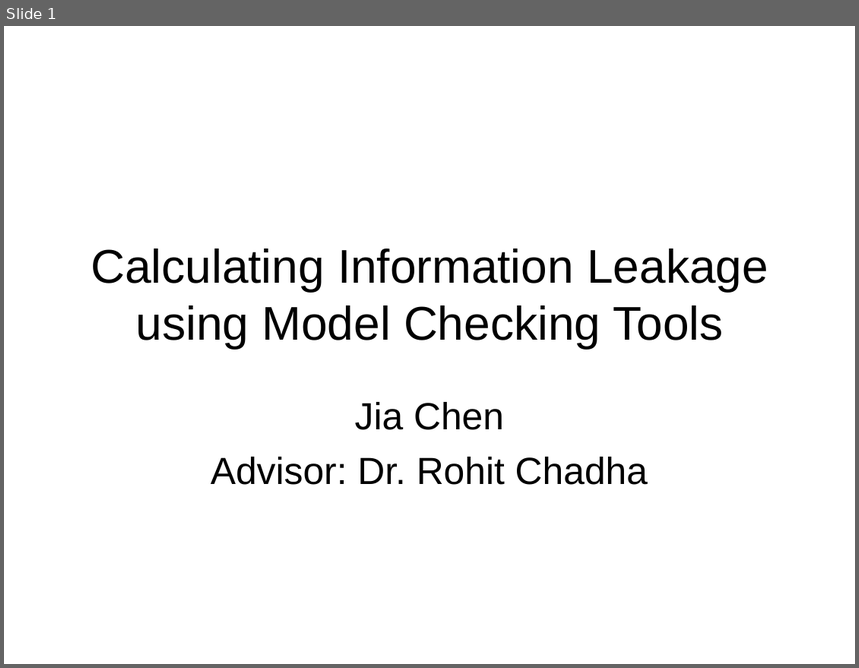
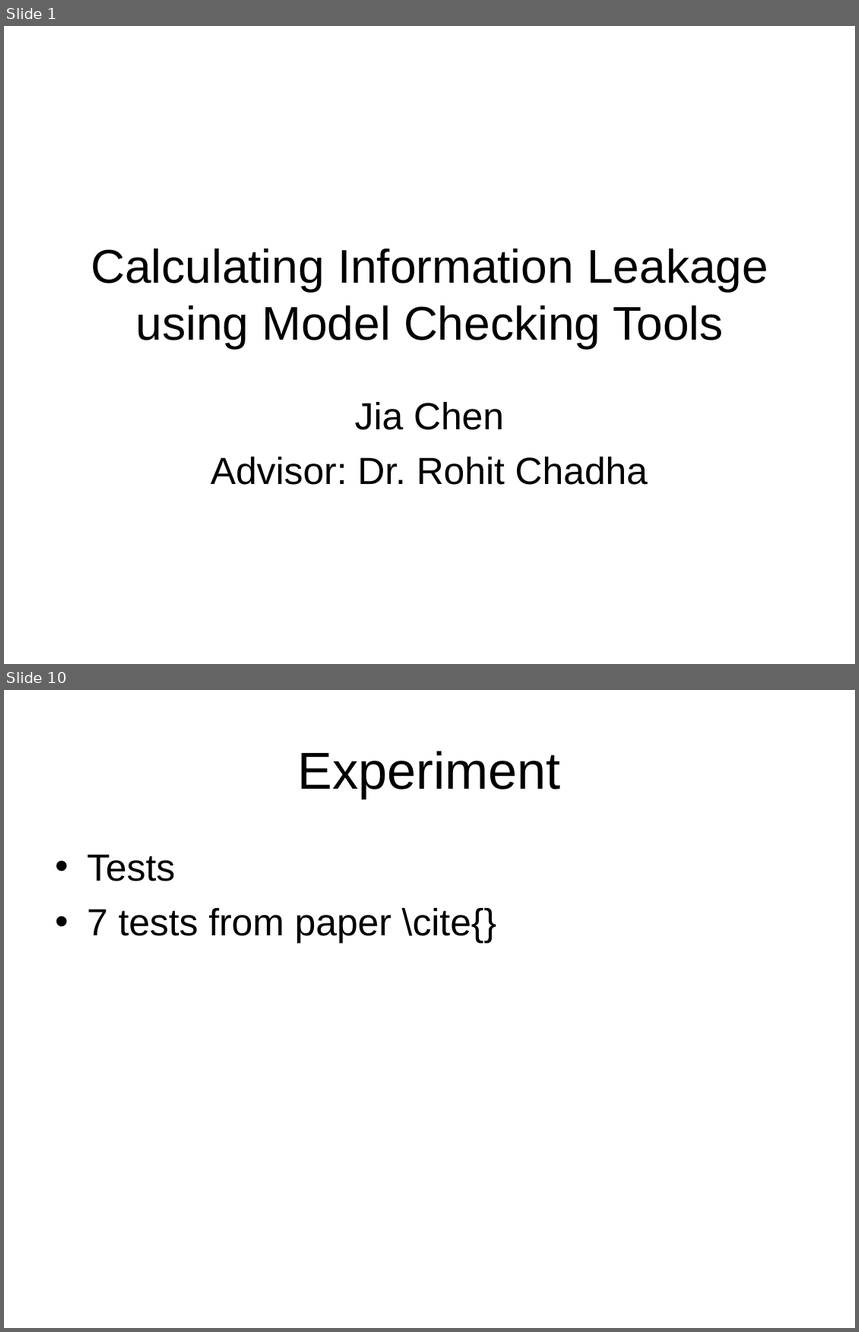
Before and after one commit to chenjiia/Thesis, a slide deck: thesis_presentation/presentation.ppt. Shown one above the other, each under a label of ours: slide 1 before the commit, slides 1 and 10 after it; the slides between them are not shown. The pictures are 859x668 and 859x1332 pixels, drawn with LibreOffice and Linux fonts; fonts in the diff are those of the drawing. Boxes give left, top, right and bottom in pixels: in the first picture for what was removed or moved away, otherwise in the second. Text is boxed around its words. In the diff, an @@ line names an element or a change of style, - is before the commit and + after.

```diff
--- a/thesis_presentation/presentation.ppt
+++ b/thesis_presentation/presentation.ppt
@@ slide 10 added at [4, 690, 855, 1328], background #FFFFFF @@
@@ title added at [298, 751, 561, 799], 44 pt, text #000000 @@
+Experiment
@@ text added at [87, 854, 496, 944], 32 pt, text #000000 @@
+• Tests
+• 7 tests from paper \cite{}
```
Also in this commit, not shown: 1 slide changed, 13 other slides added.
